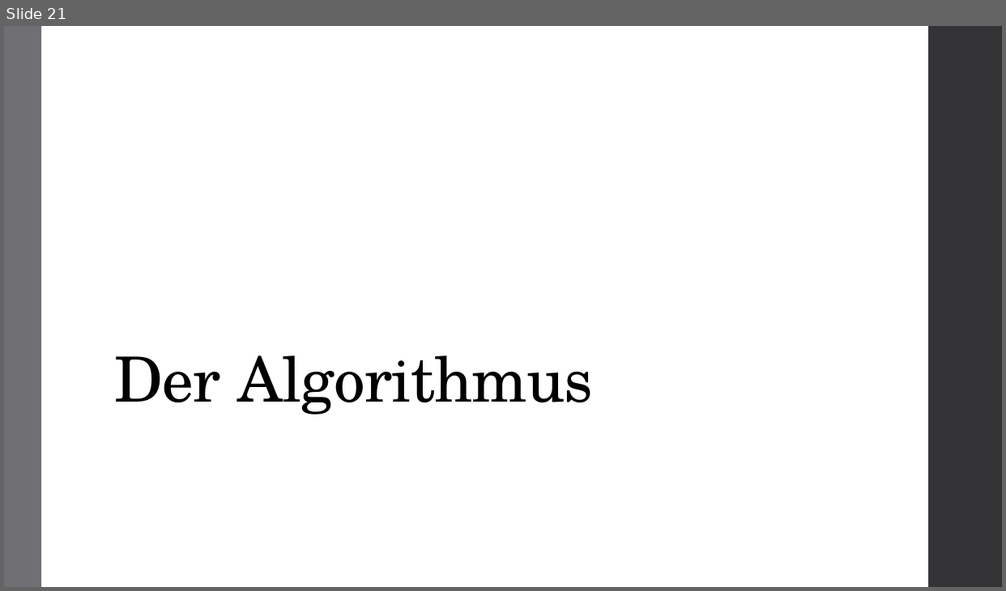
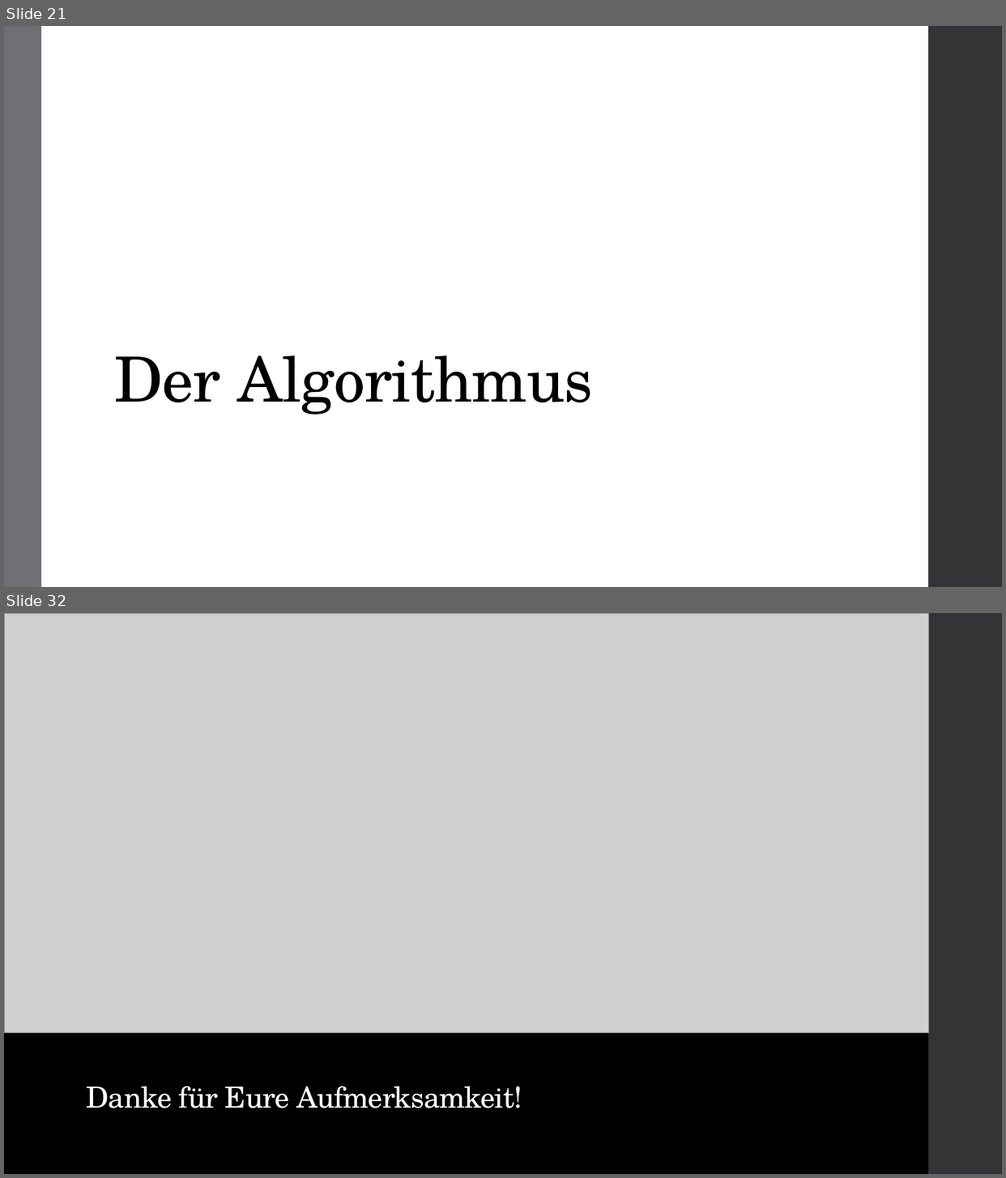
Before and after one commit to atalantus/BwInf36_Runde02, a slide deck: Aufgabe01_Praesentation.pptx. Shown one above the other, each under a label of ours: slide 21 before the commit, slides 21 and 32 after it; the slides between them are not shown. The pictures are 1006x591 and 1006x1178 pixels, drawn with LibreOffice and Linux fonts; fonts in the diff are those of the drawing; grey boxes stand for pictures. Boxes give left, top, right and bottom in pixels: in the first picture for what was removed or moved away, otherwise in the second. Text is boxed around its words. In the diff, an @@ line names an element or a change of style, - is before the commit and + after.

```diff
--- a/Aufgabe01_Praesentation.pptx
+++ b/Aufgabe01_Praesentation.pptx
@@ slide 32 added at (4, 613, 1002, 1174), background #FFFFFF; not listed: 1 template element that a slide beside it also shows @@
@@ picture added at (4, 613, 928, 1033) @@
@@ rectangle added at (4, 1031, 928, 1174), fill #000000 @@
@@ title added at (87, 1086, 522, 1109), 28 pt, text #FFFFFF @@
+Danke für Eure Aufmerksamkeit!
```
Also in this commit, not shown: 2 slides changed, 8 other slides added.
